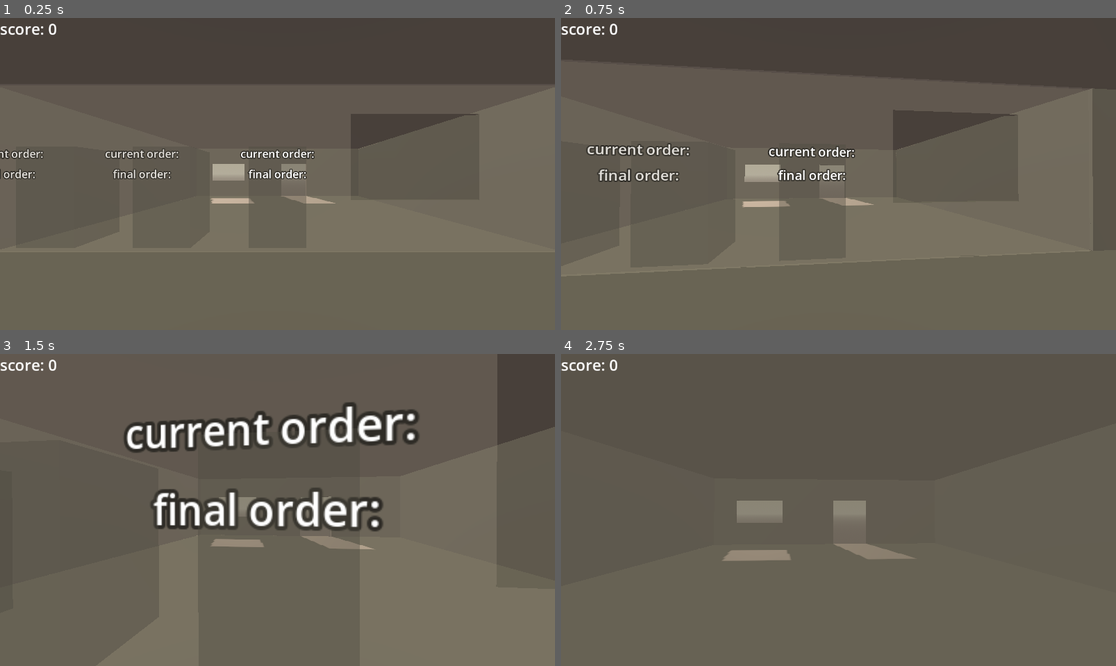
Above: before the commit, frames 1-4 (two rows, left to right).
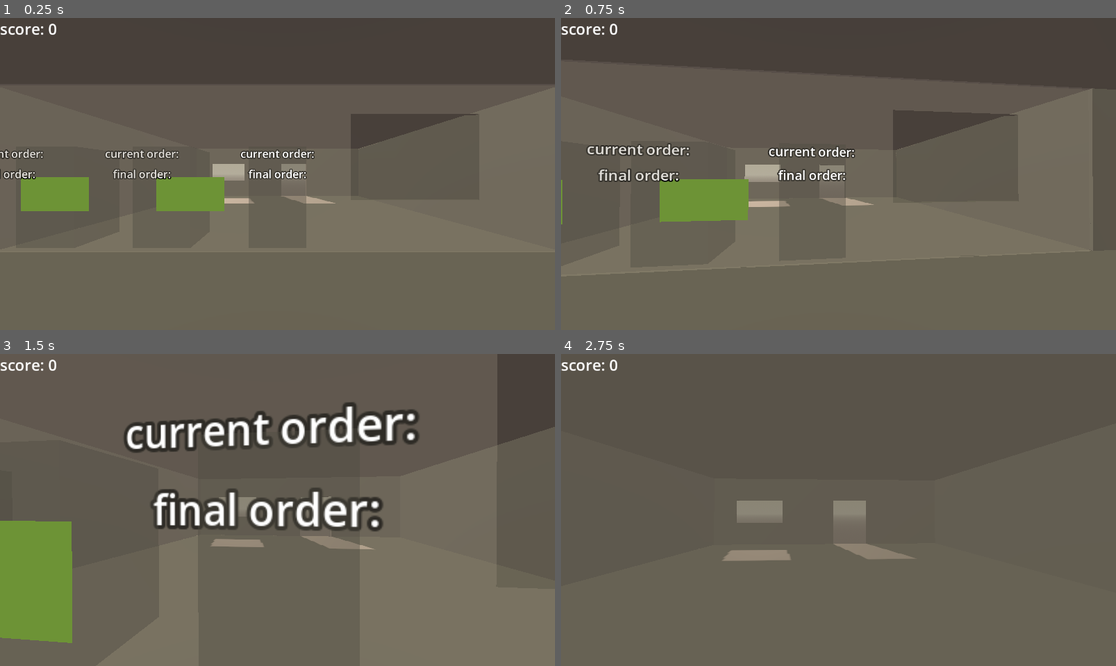
Above: after the commit, the same moments.

Repository: Sunday-Studio-Team/cafe
Game: Godot game, scene res://main.tscn
Same seed, same stepped clock (60 frames per second), same inputs: the game is played once before the commit and once after it.
Inputs (mouse positions are in pixels of both pictures, inside the frame that each line leads up to):
- Up to frame 1 (0.25 s): no input
- Up to frame 2 (0.75 s): tap Enter at 0.5 s; move the mouse to (866, 174) at 0.52 s; hold W (move_forward) from 0.53 s (still down); tap I at 0.6 s
- Up to frame 3 (1.5 s): keep holding W (move_forward); move the mouse to (249, 510) at 1.27 s; tap I at 1.35 s
- Up to frame 4 (2.75 s): keep holding W (move_forward); move the mouse to (849, 503) at 2.02 s; tap I at 2.1 s

The runs differ from the first frame. In frame 1, 2.7% of the frame differs, in the area x 3-41%, y 51-62%; in frame 2, 2.2%; in frame 3, 5.0%, in the area x 0-14%, y 53-93%; in frame 4, nothing differs.

Commit message:
add player things

Diff:
--- a/godot/machine.tscn
+++ b/godot/machine.tscn
@@ -15,6 +15,16 @@
 
 [sub_resource type="ViewportTexture" id="ViewportTexture_6qesk"]
 viewport_path = NodePath("ProgressIndicator/SubViewport")
+
+[sub_resource type="BoxShape3D" id="BoxShape3D_loq51"]
+size = Vector3(1, 0.5, 0.02)
+
+[sub_resource type="StandardMaterial3D" id="StandardMaterial3D_ioi8x"]
+albedo_color = Color(0.69803923, 1, 0.42745098, 1)
+
+[sub_resource type="QuadMesh" id="QuadMesh_llj37"]
+material = SubResource("StandardMaterial3D_ioi8x")
+size = Vector2(1, 0.5)
 
 [node name="Machine" type="Node3D" unique_id=1346980836 node_paths=PackedStringArray("spot_for_customer", "progress_bar", "timer", "current_order_indicator", "final_order_indicator")]
 script = ExtResource("1_6a4ke")
@@ -59,3 +69,14 @@
 [node name="FinalOrderIndicator" type="Label3D" parent="." unique_id=1724140398]
 transform = Transform3D(1, 0, 0, 0, 1, 0, 0, 0, 1, 0, 1.3, 1)
 text = "final order:"
+
+[node name="Area3D" type="Area3D" parent="." unique_id=1764404189]
+transform = Transform3D(1, 0, 0, 0, 1, 0, 0, 0, 1, -1.2853076, 1, 1)
+
+[node name="CollisionShape3D" type="CollisionShape3D" parent="Area3D" unique_id=505517545]
+shape = SubResource("BoxShape3D_loq51")
+
+[node name="Accept" type="MeshInstance3D" parent="Area3D" unique_id=1895236868]
+mesh = SubResource("QuadMesh_llj37")
+
+[node name="SubViewport" type="SubViewport" parent="Area3D/Accept" unique_id=271025010]
--- a/godot/player.gd
+++ b/godot/player.gd
@@ -41,6 +41,9 @@
 func _unhandled_input(event: InputEvent) -> void:
 	if event is InputEventMouseMotion and Input.get_mouse_mode() == Input.MOUSE_MODE_CAPTURED:
 		mouse_delta += event.screen_relative * mouse_sens
+
+	if event is InputEventMouseButton and event.button_mask == 1:
+		print(event)
 
 
 func handle_mouselook() -> void:
--- a/godot/player.tscn
+++ b/godot/player.tscn
@@ -20,6 +20,11 @@
 [node name="Camera3D" type="Camera3D" parent="." unique_id=2046988330]
 transform = Transform3D(1, 0, 0, 0, 1, 0, 0, 0, 1, 0, 1.4, 0)
 
+[node name="RayCast3D" type="RayCast3D" parent="Camera3D" unique_id=1327192755]
+transform = Transform3D(1, 0, 0, 0, -4.371139e-08, -1, 0, 1, -4.371139e-08, 0, -0.00467813, 0)
+target_position = Vector3(0, -2, 0)
+collide_with_areas = true
+
 [node name="Hands" type="Area3D" parent="Camera3D" unique_id=891143223]
 unique_name_in_owner = true
 transform = Transform3D(1, 0, 0, 0, 1, 0, 0, 0, 1, 0, -1.4, 0)
